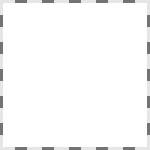
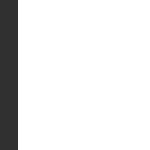
Layered file, before and after one edit (150 × 150). Changes by layer:
showed "Wall", painted on it over [0, 0, 30, 150]
hid group "Background #1" (8 layers) over [0, 0, 150, 150]
